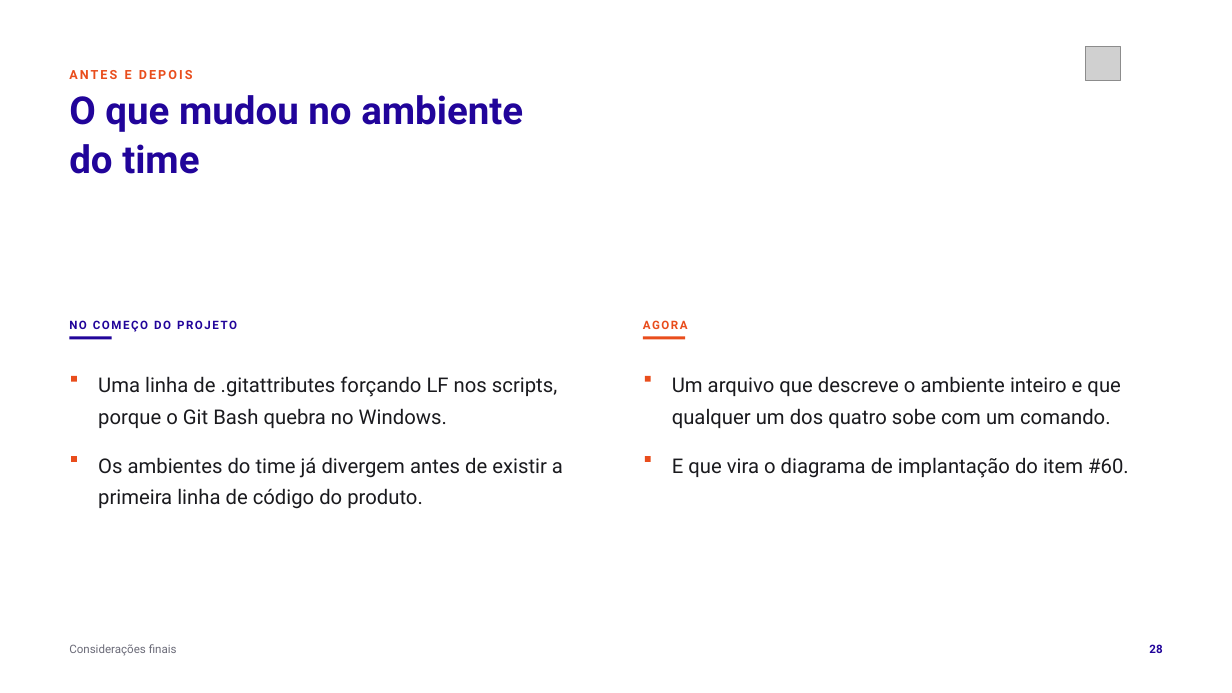
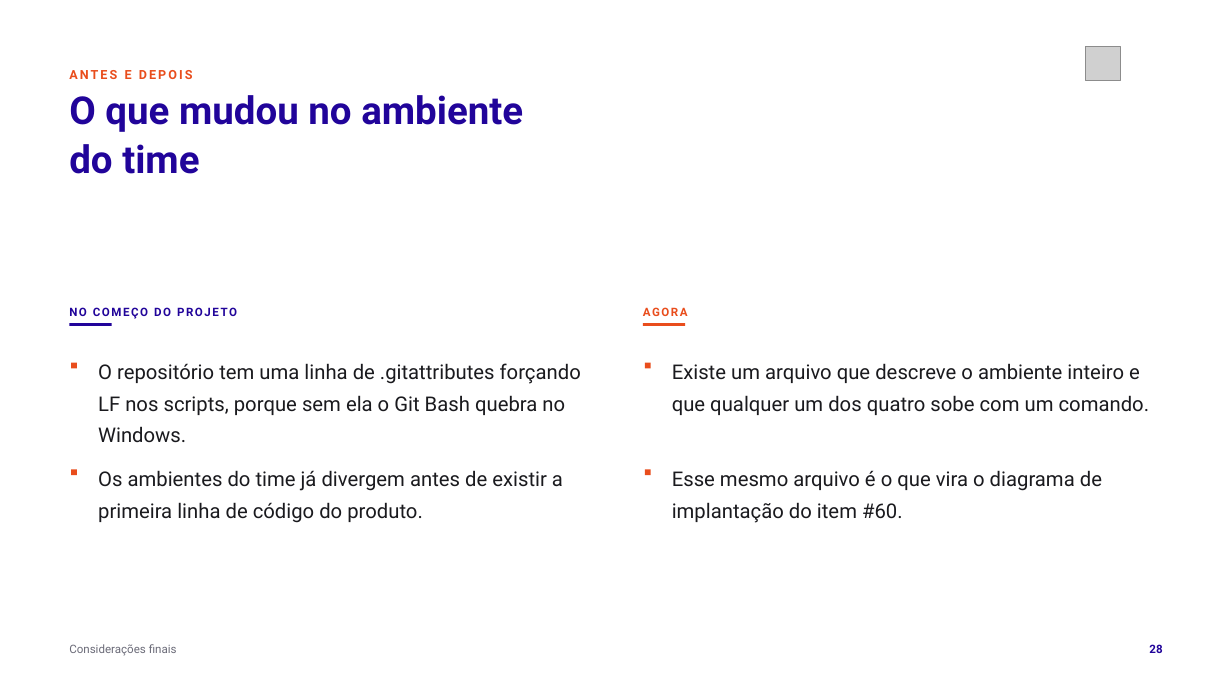
Before and after one commit to tcpassos/invite-app, a slide deck: slide 28 of trabalhos/T1-Docker-Invite-People.pptx. Drawn at 1232x693 pixels with LibreOffice and Linux fonts; fonts in the diff are those of the drawing; grey boxes stand for pictures. Boxes give left, top, right and bottom in pixels: in the first picture for what was removed or moved away, otherwise in the second. Text is boxed around its words. In the diff, an @@ line names an element or a change of style, - is before the commit and + after.

```diff
--- a/trabalhos/T1-Docker-Invite-People.pptx
+++ b/trabalhos/T1-Docker-Invite-People.pptx
@@ text at (98,363,581,443): text changed @@
-Uma linha de .gitattributes forçando LF nos scripts, porque o Git Bash quebra no Windows.
+O repositório tem uma linha de .gitattributes forçando LF nos scripts, porque sem ela o Git Bash quebra no Windows.
@@ 4 rectangles, 2 texts: place and size @@
-4 rectangles, 2 texts at (69,320,688,382)
+4 rectangles, 2 texts at (69,307,688,368)
@@ text at (672,363,1150,415): text changed @@
-Um arquivo que descreve o ambiente inteiro e que qualquer um dos quatro sobe com um comando.
+Existe um arquivo que descreve o ambiente inteiro e que qualquer um dos quatro sobe com um comando.
@@ 2 rectangles, 1 text: place and size @@
-2 rectangles, 1 text at (71,457,651,509)
+2 rectangles, 1 text at (71,470,651,523)
@@ text at (672,470,1102,523): text changed @@
-E que vira o diagrama de implantação do item #60.
+Esse mesmo arquivo é o que vira o diagrama de implantação do item #60.
```
Also in this commit, not shown: 8 other slides changed, 11 other files.
